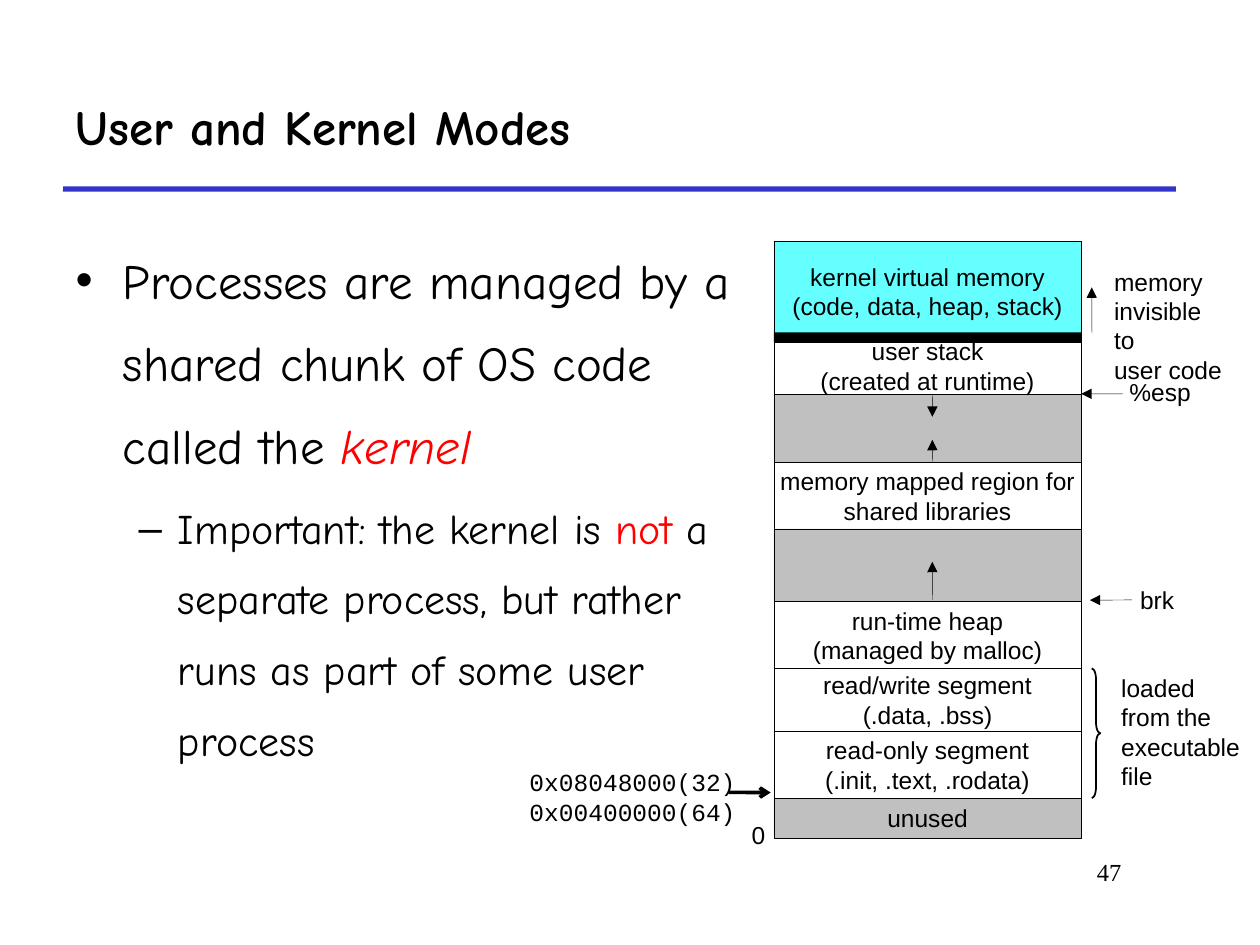
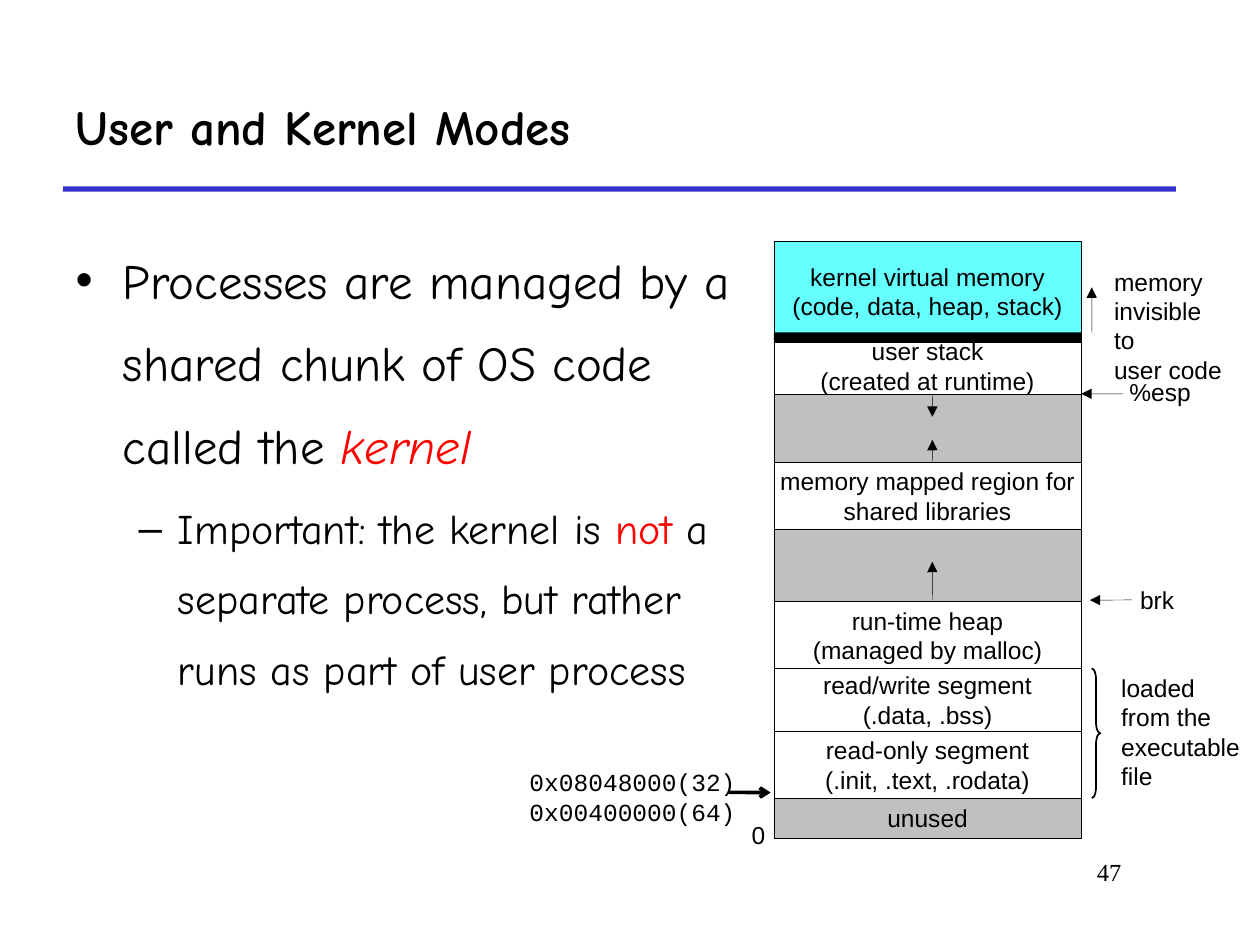
Before and after one commit to functionx37/Homework-in-RUC, a slide deck: slide 47 of Foundations of Computer Systems II/Coursewares/2-exception.pptx. Drawn at 1260x945 pixels with LibreOffice and Linux fonts; fonts in the diff are those of the drawing. Boxes give left, top, right and bottom in pixels: in the first picture for what was removed or moved away, otherwise in the second. Text is boxed around its words. In the diff, an @@ line names an element or a change of style, - is before the commit and + after.

```diff
--- a/Foundations of Computer Systems II/Coursewares/2-exception.pptx
+++ b/Foundations of Computer Systems II/Coursewares/2-exception.pptx
@@ text at bbox=[178, 515, 708, 694]: text changed @@
-  – Important: the kernel is not a separate process, but rather runs as part of some user process
+  – Important: the kernel is not a separate process, but rather runs as part of user process
```
Also in this commit, not shown: 7 other slides changed, 32 other files.
